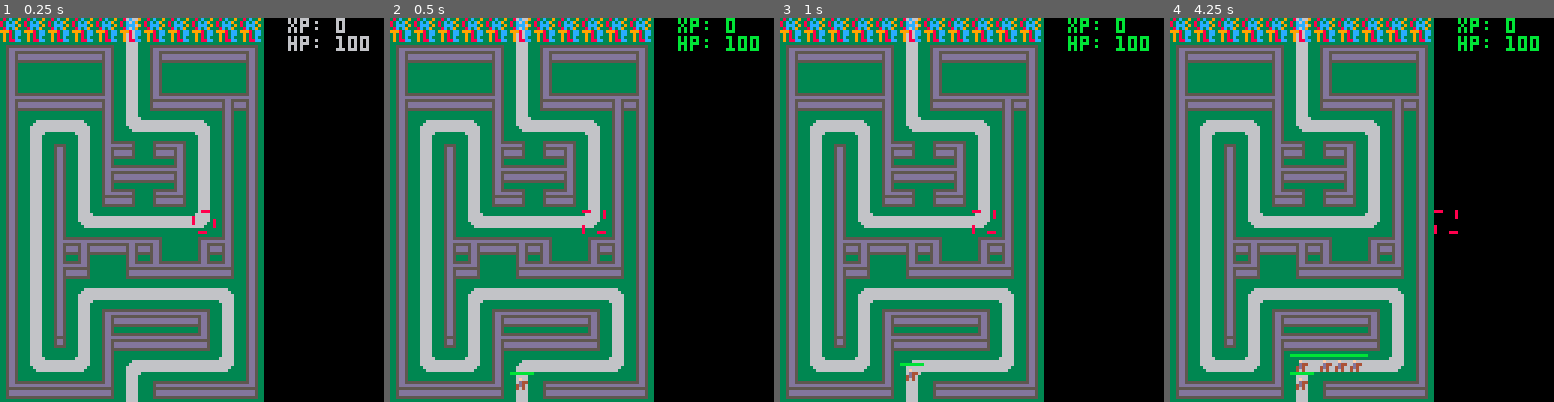
Above: before the commit, frames 1-4 (left to right).
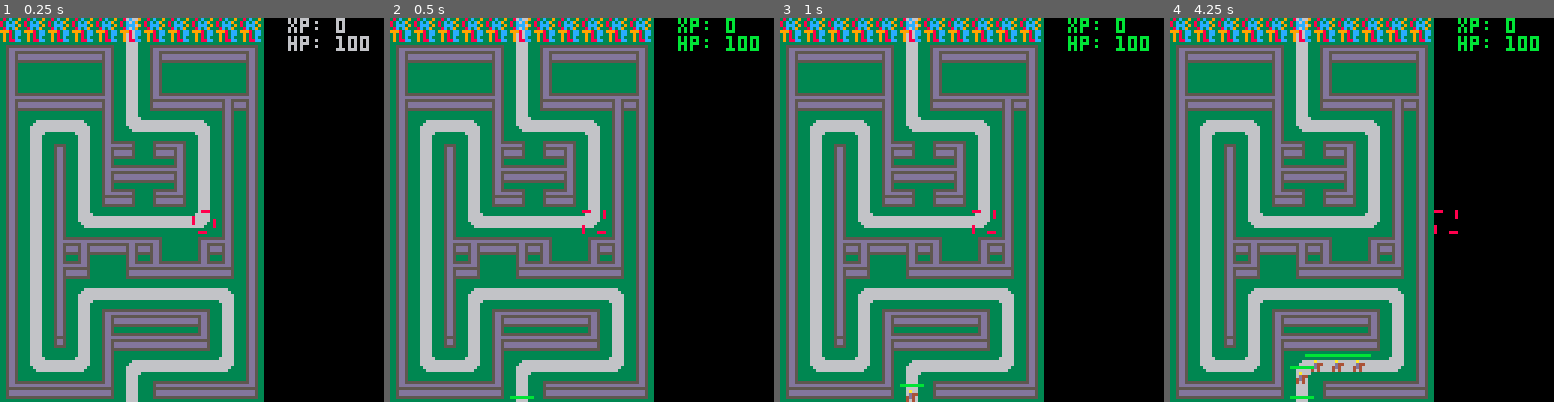
Above: after the commit, the same moments.

Repository: nfearnley/girltower
Game: PICO-8 cartridge girltower.p8
Same seed, same stepped clock (60 frames per second), same inputs: the game is played once before the commit and once after it.
Inputs:
- Up to frame 1 (0.25 s): no input
- Up to frame 2 (0.5 s): tap X (X key) at 0.33 s
- Up to frame 3 (1 s): no input
- Up to frame 4 (4.25 s): tap X (X key) at 1.07, 1.85, 2.97, 4.08 s; hold Right 1.6-2.1 s; hold Up 2.15-2.42 s; hold Right 2.47-3.03 s; hold Left 3.08-3.58 s; hold Down 3.63-3.97 s; hold Right from 4.02 s (still down)

Frame 1 is identical in both runs. In frame 2, 0.2% of the frame differs, in the area x 31-38%, y 92-100%; in frame 3, 0.2%; in frame 4, 0.6%, in the area x 31-53%, y 87-100%.

Commit message:
made enemy movement more generic

Diff:
--- a/girltower.p8
+++ b/girltower.p8
@@ -69,22 +69,14 @@
 end
 -->8
 -- enemy
-path = {
- {x=5*8,y=15*8},
- {x=5*8,y=14*8},
- {x=9*8,y=14*8},
- {x=9*8,y=11*8},
- {x=3*8,y=11*8},
- {x=3*8,y=14*8},
- {x=1*8,y=14*8},
- {x=1*8,y=4*8},
- {x=3*8,y=4*8},
- {x=3*8,y=8*8},
- {x=8*8,y=8*8},
- {x=8*8,y=4*8},
- {x=5*8,y=4*8},
- {x=5*8,y=0*8}
-}
+function getxy(step)
+ coarse=flr(step/8)+1
+ fine=step%8
+ x,y,dx,dy=unpack(path[coarse])
+ x+=dx*fine
+ y+=dy*fine
+ return x,y
+end
 
 enemy = {}
 enemy.__index = enemy
@@ -92,10 +84,9 @@
 function enemy:new(args)
  args = args or {}
  o = setmetatable({}, self)
- o.speed=nildef(args.speed,0.23)
- o.step = 1
- o.x = path[o.step].x
- o.y = path[o.step].y
+ o.speed=nildef(args.speed,0.3)
+ o.step = 0
+ o.x,o.y = getxy(o.step)
  o.hp = nildef(args.hp,200+flr(rnd(400)))
  o.maxhp = o.hp
  return o
@@ -109,26 +100,24 @@
   return
  end
  -- we've reached the castle
- if self.step == #path then
+ done = self:move(self.speed)
+ if done then
   del(enemies,self)
   game.hp-=1
   return
  end
- goal=path[self.step+1]
- if (self.x < goal.x) self.x=min(self.x+self.speed,goal.x)
- if (self.x > goal.x) self.x=max(goal.x,self.x-self.speed)
- if (self.y < goal.y) self.y=min(self.y+self.speed,goal.y)
- if (self.y > goal.y) self.y=max(goal.y,self.y-self.speed)
- if self.x == goal.x and self.y == goal.y then
-  self.step+=1
- end
+end
+
+function enemy:move(val)
+ maxstep = (#path-1)*8
+ self.step=min(self.step+val, maxstep)
+ self.x,self.y=getxy(self.step)
+ return self.step == maxstep
 end
 
 function enemy:draw()
- x = self.x
- y = self.y
- drawhp(x,y,8,self.hp,self.maxhp)
- spr(6,x,y)
+ drawhp(self.x-3,self.y-3,8,self.hp,self.maxhp)
+ spr(6,self.x-3,self.y-3)
 end
 
 function enemy:hit(dmg)
@@ -143,6 +132,61 @@
   pset(x+i,y,col)
  end
 end
+
+path = {
+ {43, 131, 0,-1},
+ {43, 123, 0,-1},
+ {43, 115, 1, 0},
+ {51, 115, 1, 0},
+ {59, 115, 1, 0},
+ {67, 115, 1, 0},
+ {75, 115, 0,-1},
+ {75, 107, 0,-1},
+ {75,  99, 0,-1},
+ {75,  91,-1, 0},
+ {67,  91,-1, 0},
+ {59,  91,-1, 0},
+ {51,  91,-1, 0},
+ {43,  91,-1, 0},
+ {35,  91,-1, 0},
+ {27,  91, 0, 1},
+ {27,  99, 0, 1},
+ {27, 107, 0, 1},
+ {27, 115,-1, 0},
+ {19, 115,-1, 0},
+ {11, 115, 0,-1},
+ {11, 107, 0,-1},
+ {11,  99, 0,-1},
+ {11,  91, 0,-1},
+ {11,  83, 0,-1},
+ {11,  75, 0,-1},
+ {11,  67, 0,-1},
+ {11,  59, 0,-1},
+ {11,  51, 0,-1},
+ {11,  43, 0,-1},
+ {11,  35, 1, 0},
+ {19,  35, 1, 0},
+ {27,  35, 0, 1},
+ {27,  43, 0, 1},
+ {27,  51, 0, 1},
+ {27,  59, 1, 1},
+ {35,  67, 1, 0},
+ {43,  67, 1, 0},
+ {51,  67, 1, 0},
+ {59,  67, 1, 0},
+ {67,  67, 0,-1},
+ {67,  59, 0,-1},
+ {67,  51, 0,-1},
+ {67,  43, 0,-1},
+ {67,  35,-1, 0},
+ {59,  35,-1, 0},
+ {51,  35,-1, 0},
+ {43,  35, 0,-1},
+ {43,  27, 0,-1},
+ {43,  19, 0,-1},
+ {43,  11, 0,-1},
+ { 5,   0, 0, 0}
+}
 -->8
 -- utils
 
@@ -183,7 +227,7 @@
 __gfx__
 0000000000000000000000000000000000855c00080c009000000000880000888880000808880000008880000008880000008880800008880000000000000000
 00000000000555555555555555555000058ddc5080c0c90000000000800000080000000800000008000000000000000080000000800000000000000000000000
-007007000005dddddddddddddddd5000055dd55080ccc090000f0000000000000000000800000008000000088000000080000000800000000000000000000000
+007007000005dddddddddddddddd5000055dd55080ccc090000a0000000000000000000800000008000000088000000080000000800000000000000000000000
 0007700000055555555555555555500005d55d5008c0c900000d4400000000000000000000000008800000088000000880000000000000000000000000000000
 000770000005dddddddddddddddd500005dddd5099980cc0004d4000000000000000000080000000800000088000000800000008000000000000000000000000
 007007000005dddddddddddddddd500005dddd5009080cc000404000000000008000000080000000800000000000000800000008000000080000000000000000
